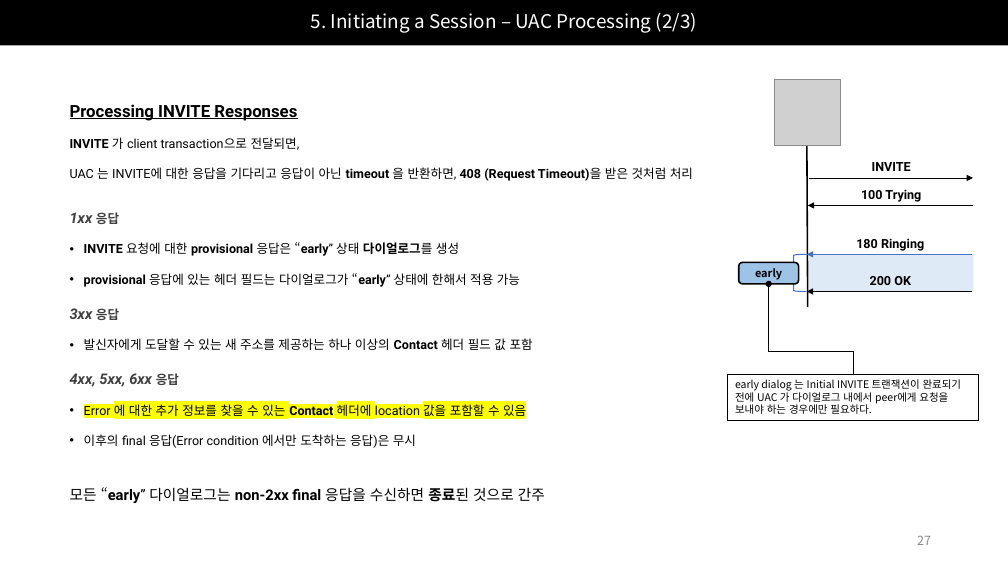
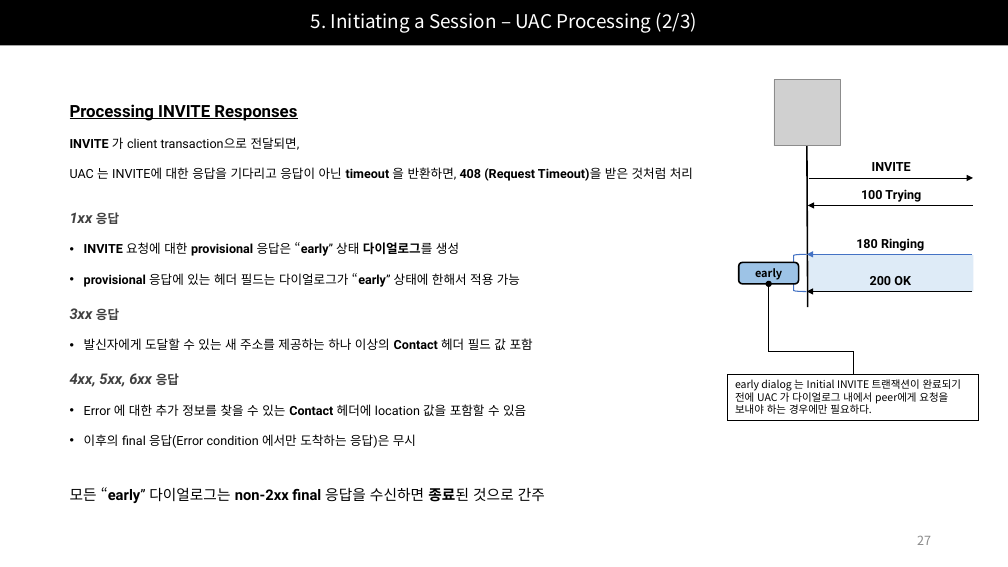
Before and after one commit to Epsilonely/SIP-Survey, a slide deck: slide 27 of 세미나 2차.pptx. Drawn at 1008x567 pixels with LibreOffice and Linux fonts; fonts in the diff are those of the drawing; grey boxes stand for pictures. Boxes give left, top, right and bottom in pixels: in the first picture for what was removed or moved away, otherwise in the second. Text is boxed around its words. In the diff, an @@ line names an element or a change of style, - is before the commit and + after.

```diff
--- a/세미나 2차.pptx
+++ b/세미나 2차.pptx
@@ text at <box>84,404,526,416</box>: highlight #FFFF00 to none in "Error 에 대한 추가 정보를 찾을 수 ..." @@
```
Also in this commit, not shown: 7 other slides changed, 1 slide removed.
